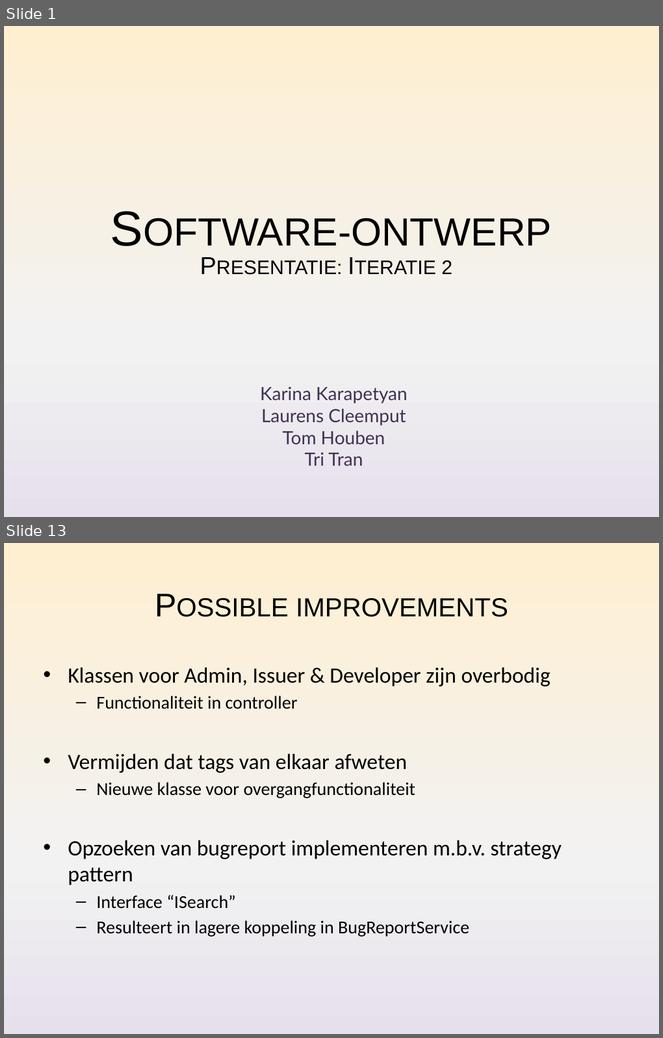
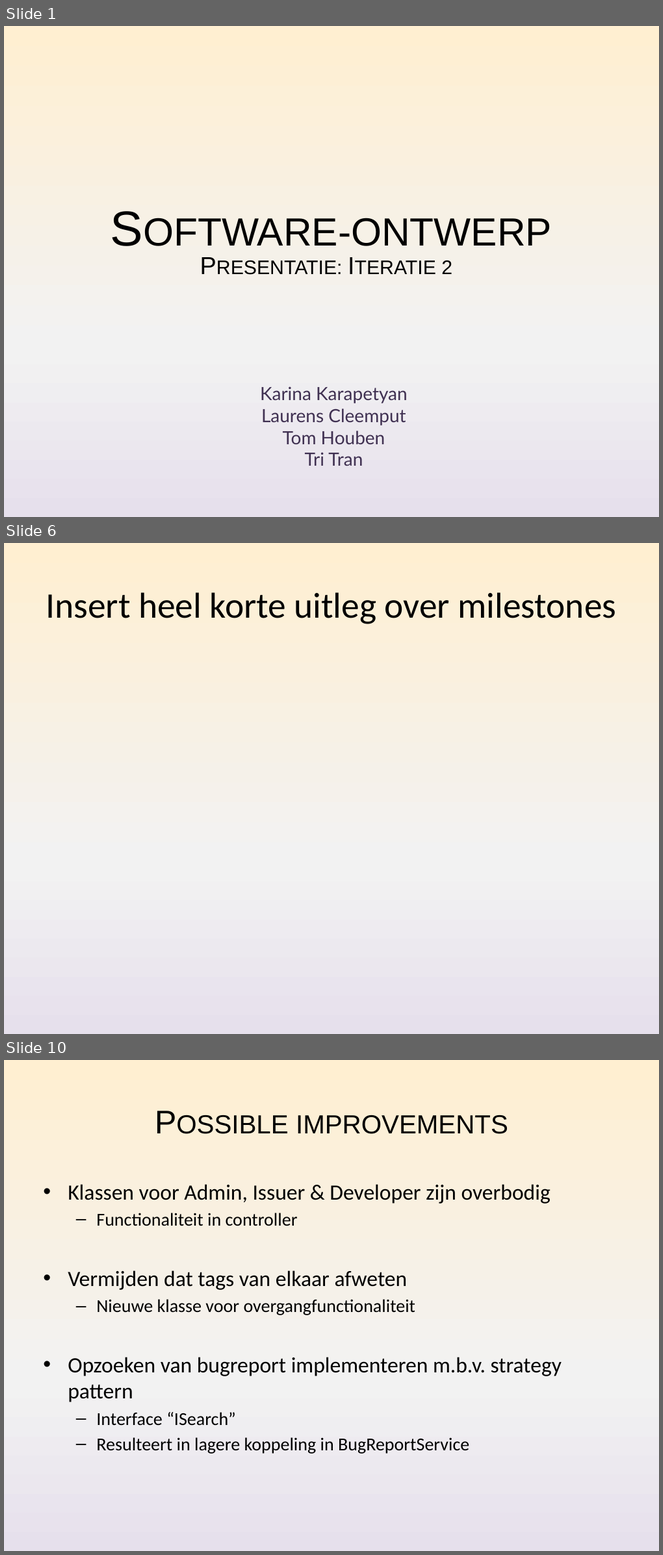
Before and after one commit to Nickelium/Software-Development, a slide deck: Presentaties/Iteratie 2/SWOP Presentatie 2 Inhoud.pptx. Shown one above the other, each under a label of ours: slides 1 and 13 before the commit, slides 1, 6 and 10 after it; the slides between them are not shown. The pictures are 663x1038 and 663x1555 pixels, drawn with LibreOffice and Linux fonts; fonts in the diff are those of the drawing. Boxes give left, top, right and bottom in pixels: in the first picture for what was removed or moved away, otherwise in the second. Text is boxed around its words. In the diff, an @@ line names an element or a change of style, - is before the commit and + after.

```diff
--- a/Presentaties/Iteratie 2/SWOP Presentatie 2 Inhoud.pptx
+++ b/Presentaties/Iteratie 2/SWOP Presentatie 2 Inhoud.pptx
@@ slide 6 added at box(4, 543, 659, 1034), background gradient #FFEFD1 to #F2F2F2 to #E6E0EC @@
@@ title added at box(46, 592, 616, 624), 39.6 pt, text #000000 @@
+Insert heel korte uitleg over milestones
@@ what was slide 13 is now slide 10 @@
```
Also in this commit, not shown: 6 slides changed, 5 other slides added, 9 slides removed.
